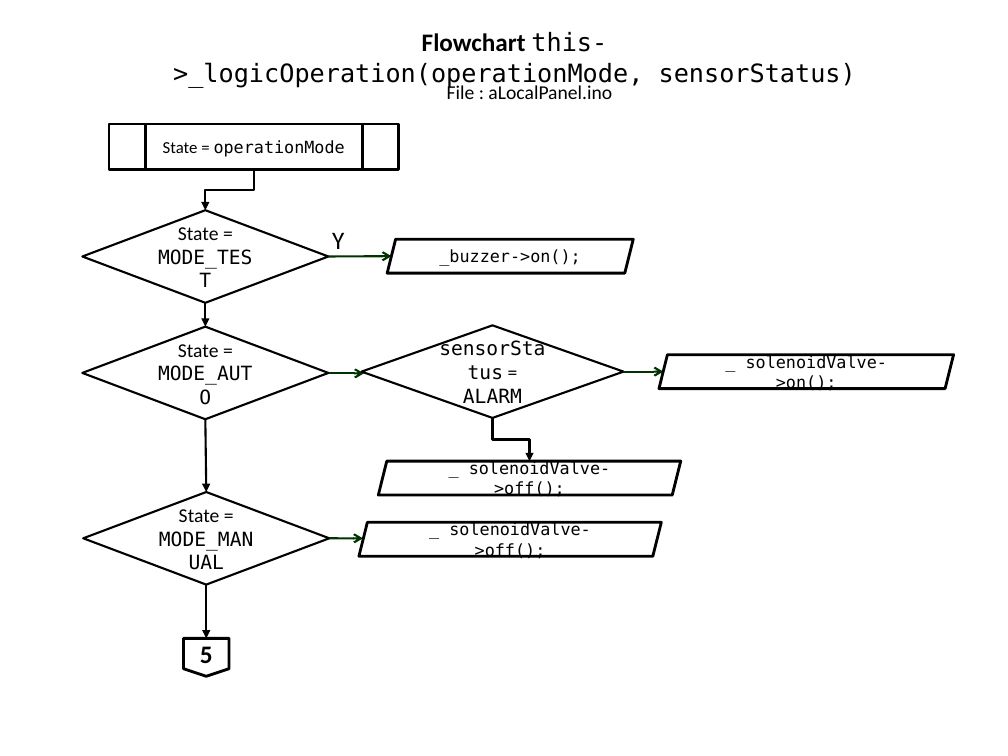
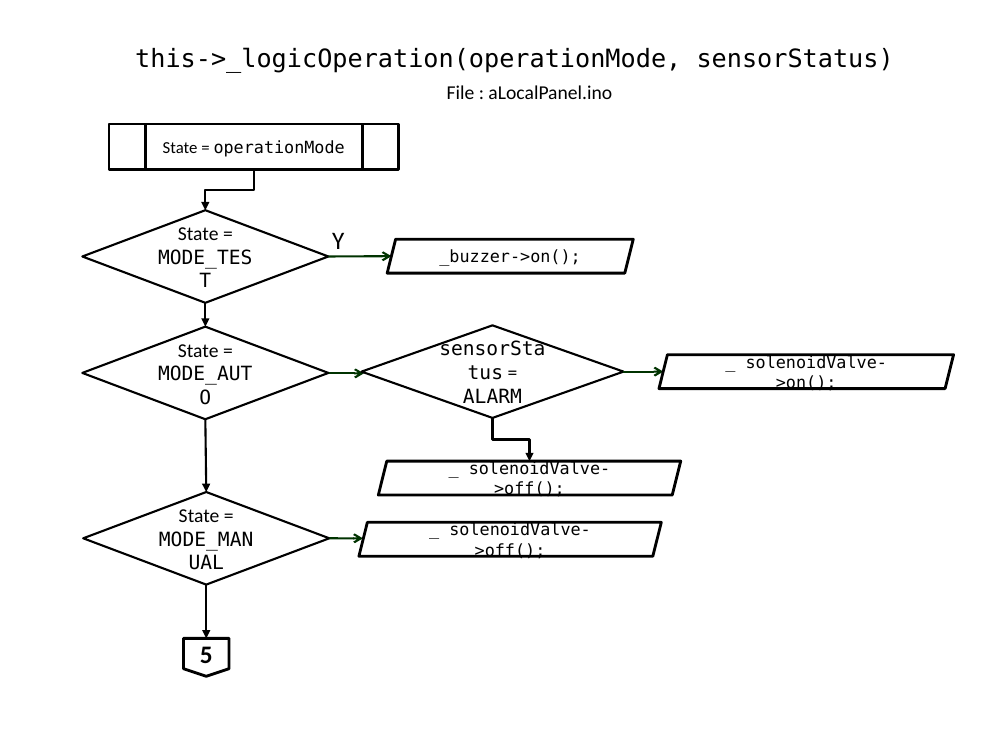
Before and after one commit to slametsampon/WFPS, a slide deck: slide 13 of resources/WFPS.pptx. Drawn at 1008x756 pixels with LibreOffice and Linux fonts; fonts in the diff are those of the drawing; background and template pictures are left out. Boxes give left, top, right and bottom in pixels: in the first picture for what was removed or moved away, otherwise in the second. Text is boxed around its words. In the diff, an @@ line names an element or a change of style, - is before the commit and + after.

Commit message:
update flowchart menuParameter

```diff
--- a/resources/WFPS.pptx
+++ b/resources/WFPS.pptx
@@ title at bbox=[135, 47, 894, 73]: text changed @@
-Flowchart this->_logicOperation(operationMode, sensorStatus)
+this->_logicOperation(operationMode, sensorStatus)
```
Also in this commit, not shown: 12 other slides changed, 3 slides added.
